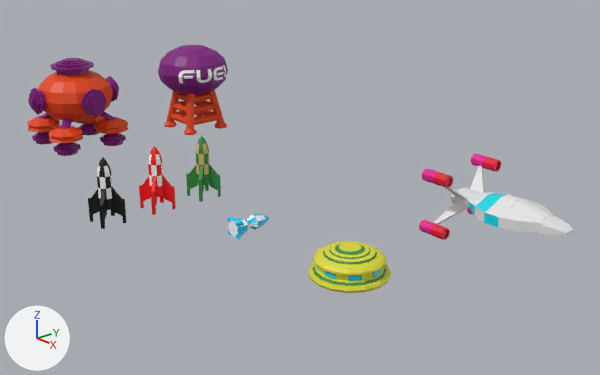
An edit to the Blender file art/3d/collection.blend, drawn before and after from the same camera.
The view is the same before and after, from a 50 mm lens placed at (14.74, -14.28, 9.87), pointed at (-6.52, 3.78, -0.22). The lights are fixed; the arrows at lower left show +X, +Y and +Z.

Objects in the first picture: 'Bomb.001', 'Cylinder.001', 'Cylinder.002', 'Cylinder.003', 'Cylinder.016', 'Hull', 'Rocket.Black', 'Rocket.Green', 'Rocket.Red', 'Sphere', 'Sphere.001', 'UFO.Hull', 'UFO.Win.003', 'UFO.Win.004'.
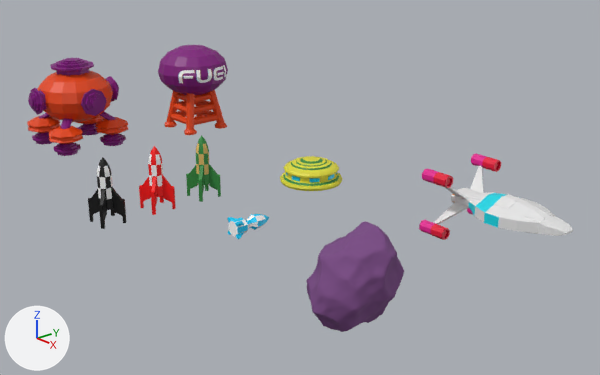
The change in detail:
Material 'Material.001' (mat_material_001) is new.
Its base color is (0.192, 0.066, 0.232) (purple #794984).
Its roughness is 0.855.
Mesh me_rock is new.
It has 6146 vertices, 6144 faces and spans x -1.32..1.34, y -1.43..1.41, z -1.42..1.39.
It uses material mat_material_001 (purple #794984).
Object 'UFO.Hull' (ob_ufo_hull) moves from (0.0, 0.0, 0.28) to (-6.46, 4.26, 0.28).
Object 'UFO.Win.003' (ob_ufo_win_003) moves from (0.0, 0.0, 0.27) to (-6.46, 4.26, 0.27).
Object 'UFO.Win.004' (ob_ufo_win_004) moves from (0.0, 0.0, 0.27) to (-6.46, 4.26, 0.27).
Object 'rock' (ob_rock) is new; it shows me_rock.
Its location is (0.0, 0.0, 0.0).

Where the change shows, as pixel boxes [x1, y1, x2, y2] in the pictures (600 x 375 px):
'rock', added (purple)
    after: [306, 222, 404, 332]
'UFO.Hull', moved
    before: [308, 241, 391, 293]
    after: [280, 156, 343, 191]
'UFO.Win.004', moved
    before: [349, 275, 362, 281]
    after: [310, 178, 320, 182]
'UFO.Win.003', moved
    before: [325, 271, 336, 279]
    after: [292, 176, 300, 181]
